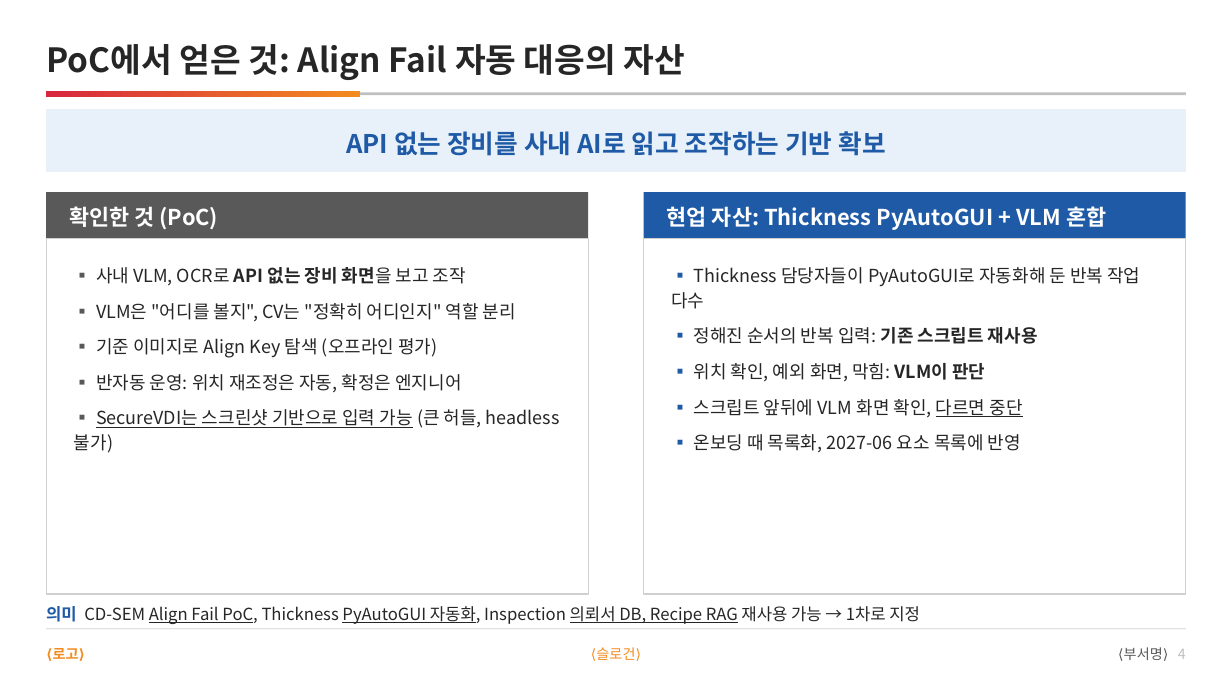
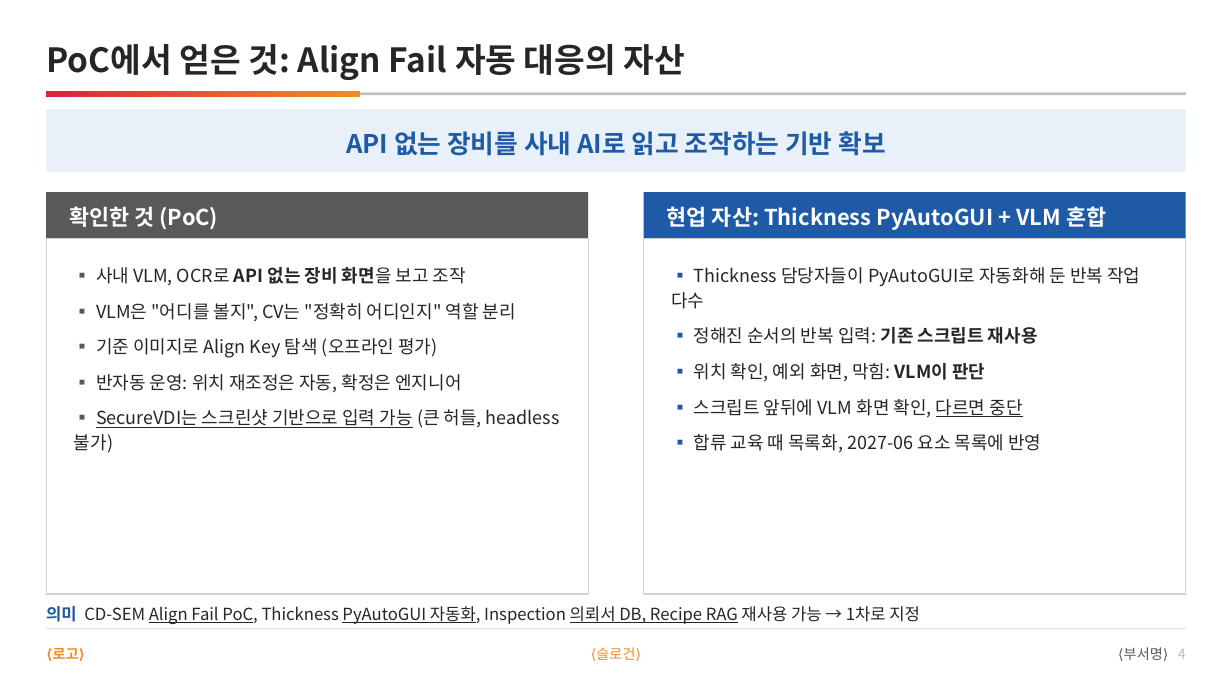
Before and after one commit to DarrenKoi/pm_notes, a slide deck: slide 4 of my-task/arc-tf/deliverables/arc-tf-proposal.pptx. Drawn at 1232x693 pixels with LibreOffice and Linux fonts; fonts in the diff are those of the drawing. Boxes give left, top, right and bottom in pixels: in the first picture for what was removed or moved away, otherwise in the second. Text is boxed around its words. In the diff, an @@ line names an element or a change of style, - is before the commit and + after.

```diff
--- a/my-task/arc-tf/deliverables/arc-tf-proposal.pptx
+++ b/my-task/arc-tf/deliverables/arc-tf-proposal.pptx
@@ text at (x1=694, y1=434, x2=1041, y2=453): text changed @@
-▪ 온보딩 때 목록화, 2027-06 요소 목록에 반영
+▪ 합류 교육 때 목록화, 2027-06 요소 목록에 반영
```
Also in this commit, not shown: 3 other slides changed, 17 other files.
